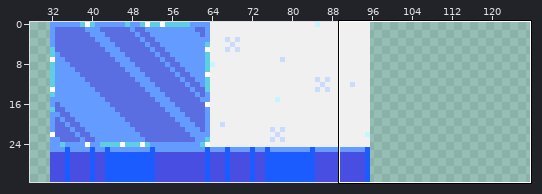
File history of a pixel-art file, art/tiles.aseprite. The picture above shows the old version from afar; the outline marks the close-up.
Close-up. Before the commit:
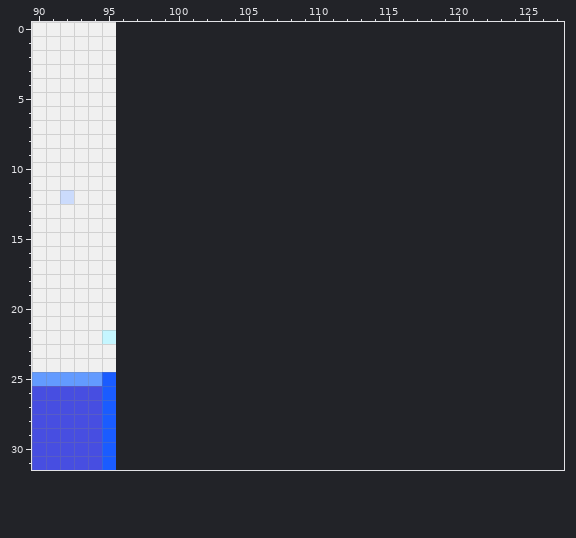
96x32 pixels, 1 frame. Shown: x 90..127, y 0..31. The old version is drawn lined up with the new one, on the new canvas. The wide view leaves out empty margins.
The same view after the edit:
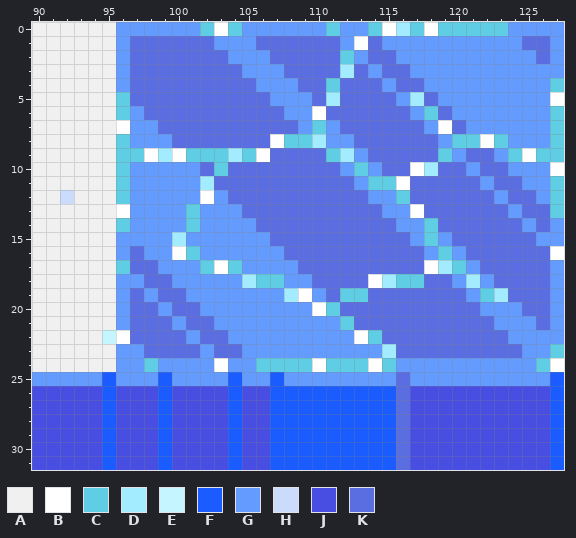
Palette (. is transparent): A #f0f0f0  B #ffffff  C #5fcde4  D #a3ebff  E #c5f6ff  F #1a5cff  G #639bff  H #cbdbfc  J #474ee1  K #5b6ee1
From old to new:
canvas 96x32 -> 128x32
y 0: x 96..127 ................................ -> GGGGGGCBCGGGGGGCGGCBDCBCCCCCGGGG
y 1: x 96..127 ................................ -> GKKKKKKGGGKKKKKKGBKGGGGGGGGGGKKG
y 2: x 96..127 ................................ -> GKKKKKKKGGGKKKKKCGKKGGGGGGGGGGKG
y 3: x 96..127 ................................ -> GKKKKKKKKGGGKKKKDKGKKGGGGGGGGGGG
y 4: x 96..127 ................................ -> GKKKKKKKKKGGGKKCKKKGKKGGGGGGGGGC
y 5: x 96..127 ................................ -> CKKKKKKKKKKGGGKDKKKKGDKGGGGGGGGB
y 6: x 96..127 ................................ -> CGKKKKKKKKKKGGBKKKKKKGCKGGGGGGGC
y 7: x 96..127 ................................ -> BGGKKKKKKKKKKGCGKKKKKKGBKGGGGGGC
y 8: x 96..127 ................................ -> CGGGKKKKKKKBCCDGGKKKKKKGCCBCGGGC
y 9: x 96..127 ................................ -> CCBDBCCCDCBKKKKCDGKKKKKCGKKGCBCC
y 10: x 96..127 ................................ -> CGGGGGKCKKKKKKKKGCGKKBDKKGKKGGGB
y 11: x 96..127 ................................ -> CGGGGGDKKKKKKKKKKGCCBKKKKKGKKGGC
y 12: x 96..127 ................................ -> CGGGGGBGKKKKKKKKKKGGCKKKKKKGKKGC
y 13: x 96..127 ................................ -> BGGGGCGGGKKKKKKKKKKGGBKKKKKKGKKC
y 14: x 96..127 ................................ -> CGGGGCGGGGKKKKKKKKKKGGCKKKKKKGKG
y 15: x 96..127 ................................ -> GGGGDGGGGGGKKKKKKKKKKGCGKKKKKKGG
y 16: x 96..127 ................................ -> GKGGBCGGGGGGKKKKKKKKKKGCGKKKKKKB
y 17: x 96..127 ................................ -> CKKGGGCBCGGGGKKKKKKKKKBDCGKKKKKG
y 18: x 96..127 ................................ -> GGKKGGGGGDCCGGKKKKBDCCKKGDGKKKKG
y 19: x 96..127 ................................ -> GKGKKGGGGGGGDBGKCCKKKKKKKGCDKKKG
y 20: x 96..127 ................................ -> GKKGKKGGGGGGGGBCKKKKKKKKKKGGGKKG
y 21: x 96..127 ................................ -> GKKKGKKGGGGGGGGGCKKKKKKKKKKGGGKG
y 22: x 96..127 ................................ -> BKKKKGKKGGGGGGGGGBCKKKKKKKKKGGGG
y 23: x 96..127 ................................ -> GGKKKKGKKGGGGGGGGGGDKKKKKKKKKGGC
y 24: x 96..127 ................................ -> GGCGGGGBGGCCCCBCCCBCGGGGGGGGGGCB
y 25: x 96..127 ................................ -> GGGFGGGGFGGFGGGGGGGGKGGGGGGGGGGF
y 26..31: x 96..127 ................................ -> JJJFJJJJFJJFFFFFFFFFKJJJJJJJJJJF
Pixel boxes of the changes (left, top, right, bottom) in both close-ups:
added: (116, 22, 564, 470)
